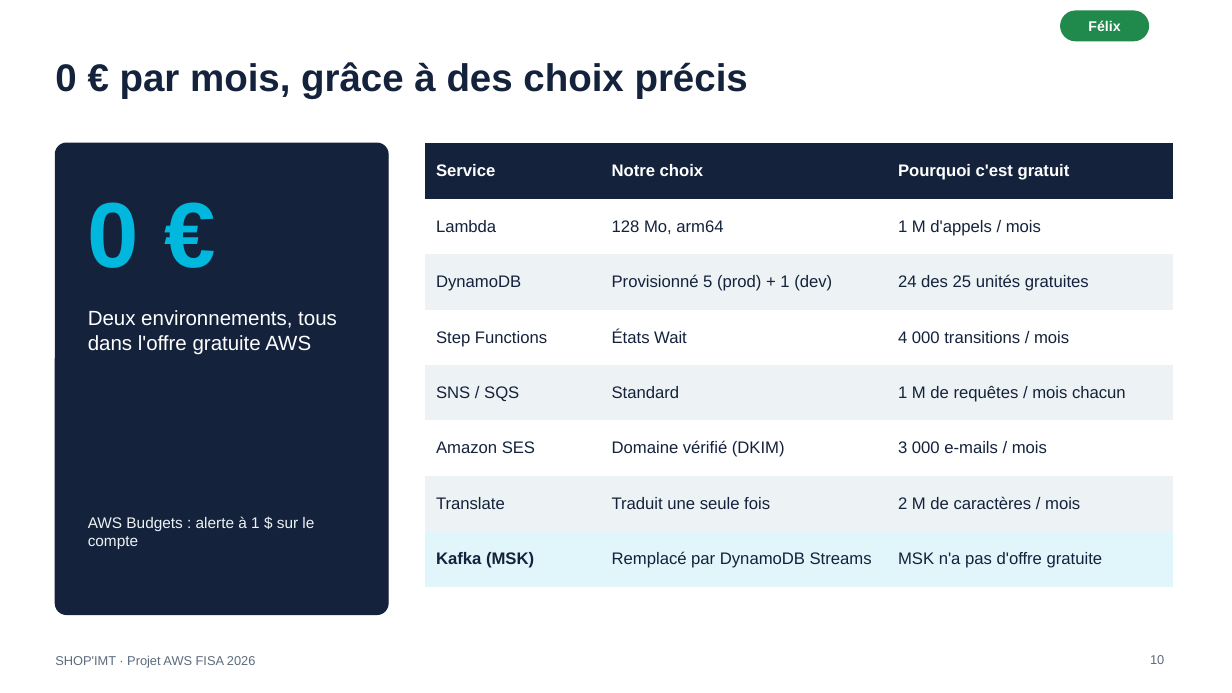
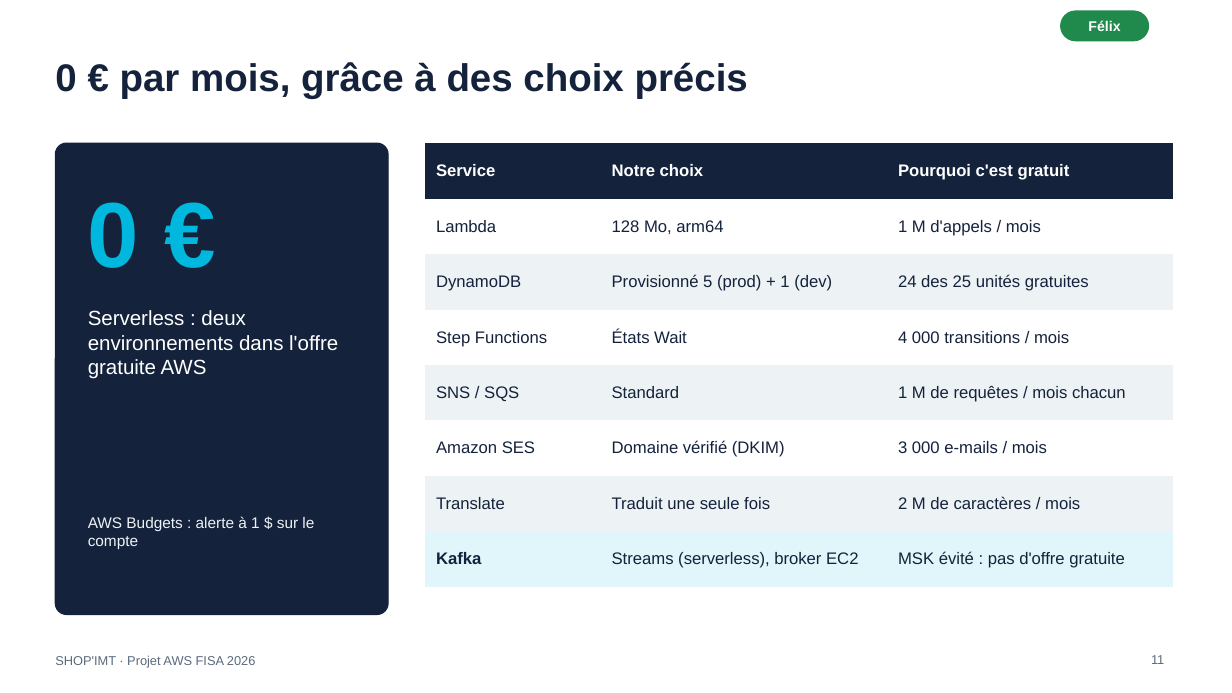
Before and after one commit to louizoom/shop-imt, a slide deck: slide 11 of docs/SHOP-IMT-presentation.pptx (slide 10 before the commit). Drawn at 1232x693 pixels with LibreOffice and Linux fonts; fonts in the diff are those of the drawing. Boxes give left, top, right and bottom in pixels: in the first picture for what was removed or moved away, otherwise in the second. Text is boxed around its words. In the diff, an @@ line names an element or a change of style, - is before the commit and + after.

```diff
--- a/docs/SHOP-IMT-presentation.pptx
+++ b/docs/SHOP-IMT-presentation.pptx
@@ table at (425, 143, 1174, 572) @@
-row 8: Kafka (MSK) | Remplacé par DynamoDB Streams | MSK n'a pas d'offre gratuite
+row 8: Kafka | Streams (serverless), broker EC2 | MSK évité : pas d'offre gratuite
@@ text at (88, 310, 338, 379): text changed @@
-Deux environnements, tous dans l'offre gratuite AWS
+Serverless : deux environnements dans l'offre gratuite AWS
@@ page number at (1151, 655, 1164, 664): text changed @@
-10
+11
```
Also in this commit, not shown: 3 other slides changed, 2 slides added, 33 other files.
